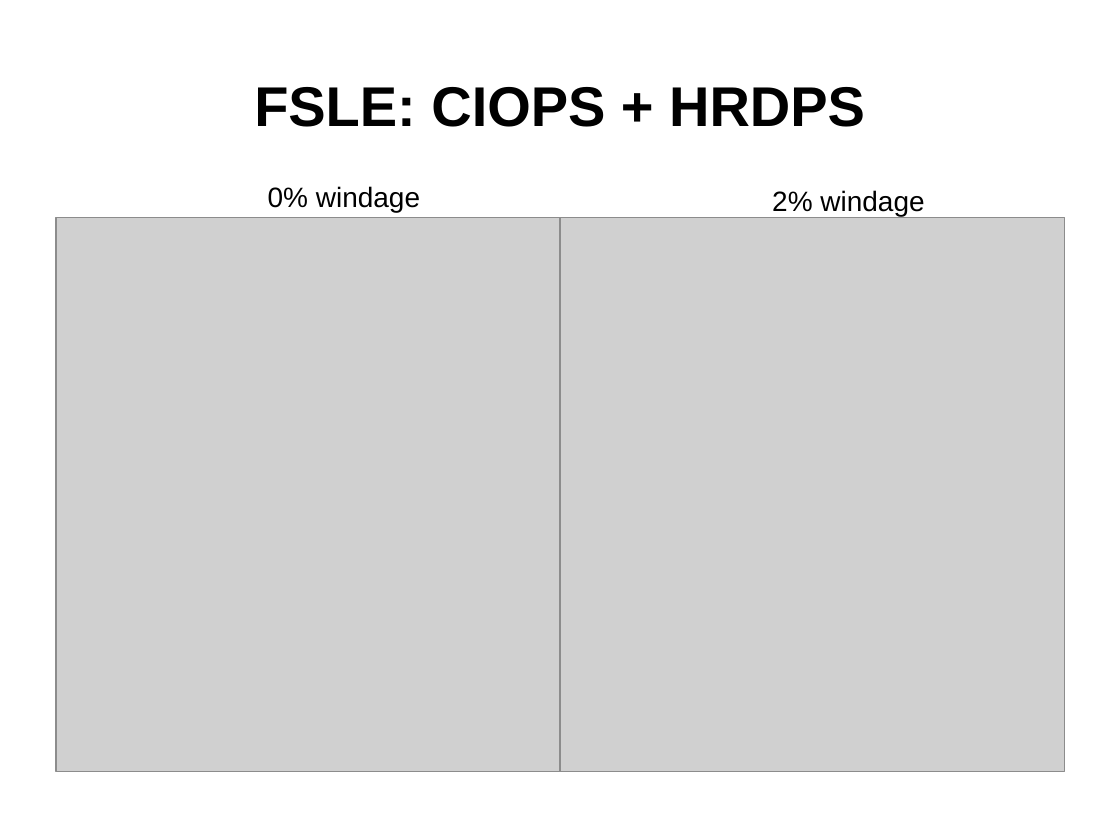
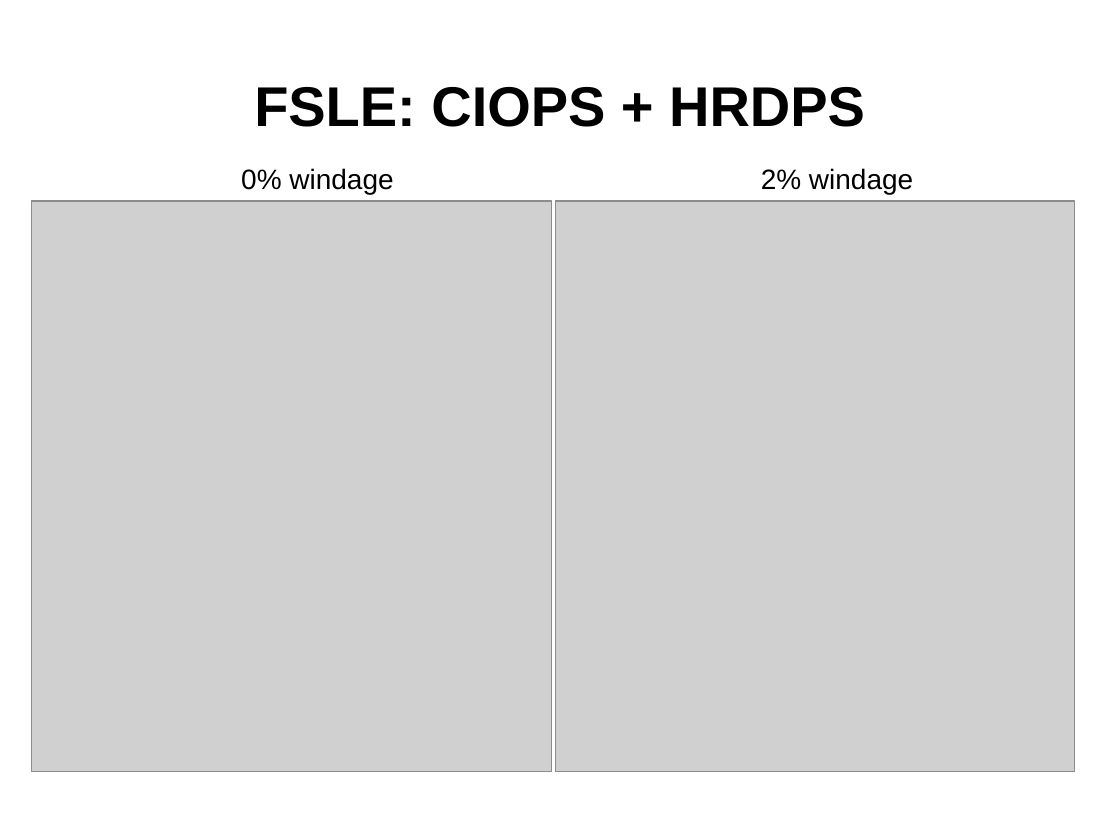
Before and after one commit to nsoontie/velocity-error, a slide deck: slide 16 of presentations/MOI-CONCEPTS-2021/Soontiens_Sutherland_drift_DFO-MOI.pptx. Drawn at 1120x840 pixels with LibreOffice and Linux fonts; fonts in the diff are those of the drawing; grey boxes stand for pictures; background and template pictures are left out. Boxes give left, top, right and bottom in pixels: in the first picture for what was removed or moved away, otherwise in the second. Text is boxed around its words. In the diff, an @@ line names an element or a change of style, - is before the commit and + after.

```diff
--- a/presentations/MOI-CONCEPTS-2021/Soontiens_Sutherland_drift_DFO-MOI.pptx
+++ b/presentations/MOI-CONCEPTS-2021/Soontiens_Sutherland_drift_DFO-MOI.pptx
@@ text "0% windage": place and size @@
-text "0% windage" at [268,186,420,212]
+text "0% windage" at [241,168,393,194]
@@ text "2% windage": place and size @@
-text "2% windage" at [772,190,924,216]
+text "2% windage" at [761,168,913,194]
@@ picture: place and size @@
-picture at [56,217,560,772]
+picture at [31,200,551,772]
@@ picture: place and size @@
-picture at [560,217,1064,772]
+picture at [556,200,1075,772]
```
Also in this commit, not shown: 8 other slides changed.
